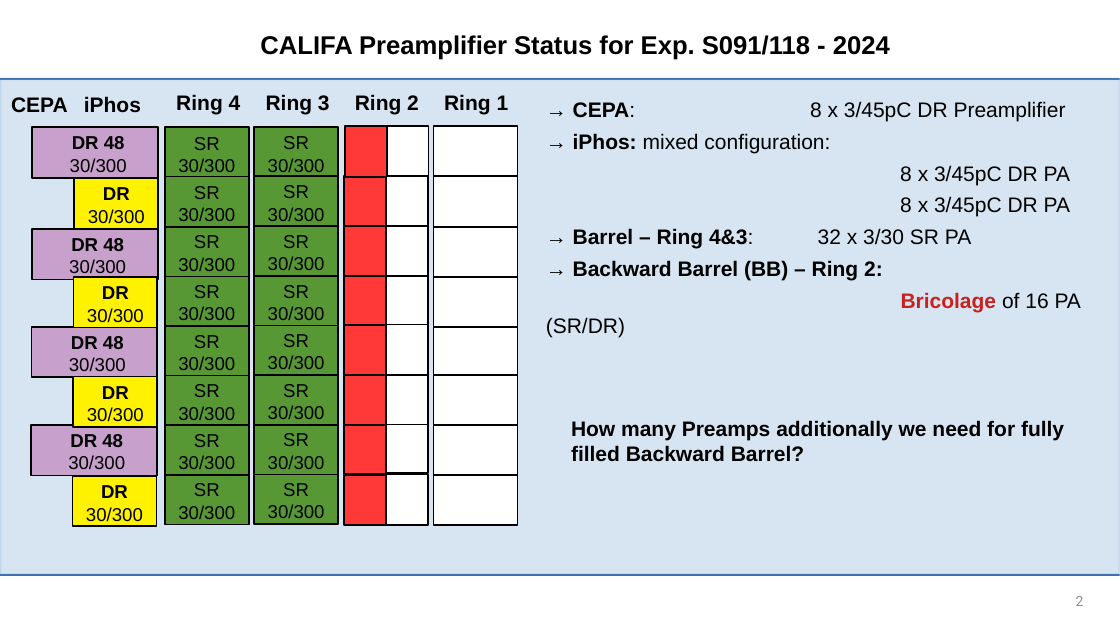
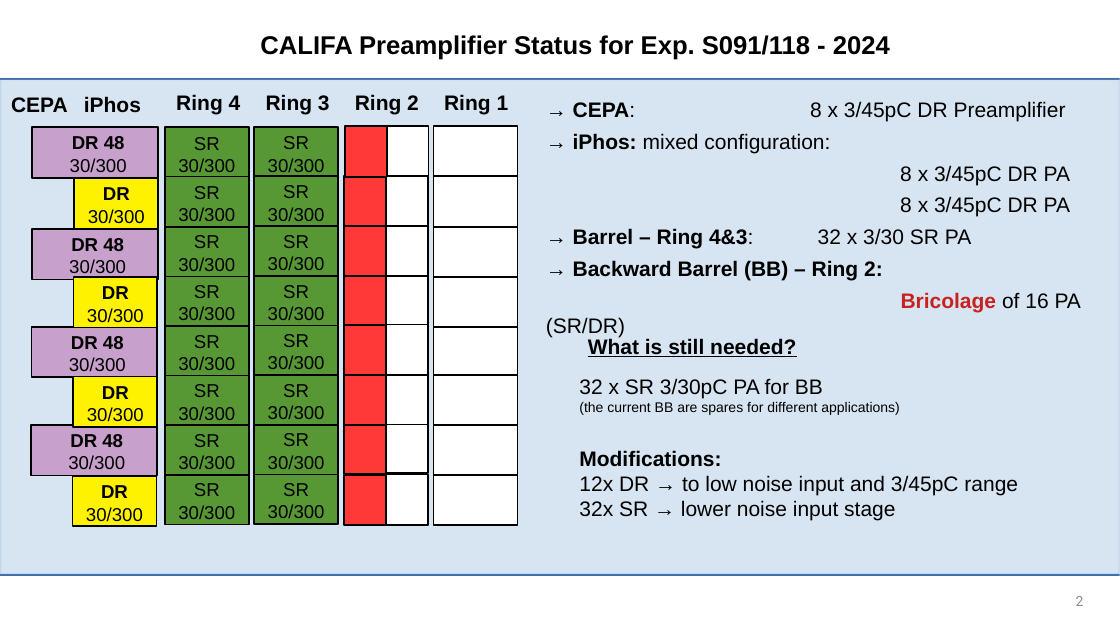
Before and after one commit to jenegger/r3bweek_24_paris, a slide deck: slide 2 of wg_califa_meeting_18_10_2024.odp. Drawn at 1120x630 pixels with LibreOffice and Linux fonts; fonts in the diff are those of the drawing; background and template pictures are left out. Boxes give left, top, right and bottom in pixels: in the first picture for what was removed or moved away, otherwise in the second. Text is boxed around its words. In the diff, an @@ line names an element or a change of style, - is before the commit and + after.

```diff
--- a/wg_califa_meeting_18_10_2024.odp
+++ b/wg_califa_meeting_18_10_2024.odp
@@ text added at (x1=588, y1=337, x2=796, y2=357), 18 pt, text #000000, bold, underline @@
+What is still needed?
@@ text added at (x1=579, y1=378, x2=1018, y2=520), 18 pt, text #000000 @@
+32 x SR 3/30pC PA for BB
+(the current BB are spares for different applications)
+Modifications:
+12x DR → to low noise input and 3/45pC range
+32x SR → lower noise input stage
@@ text removed at (x1=571, y1=420, x2=1064, y2=462) @@
-How many Preamps additionally we need for fully filled Backward Barrel?
```
Also in this commit, not shown: 3 other slides changed, 1 other file.
